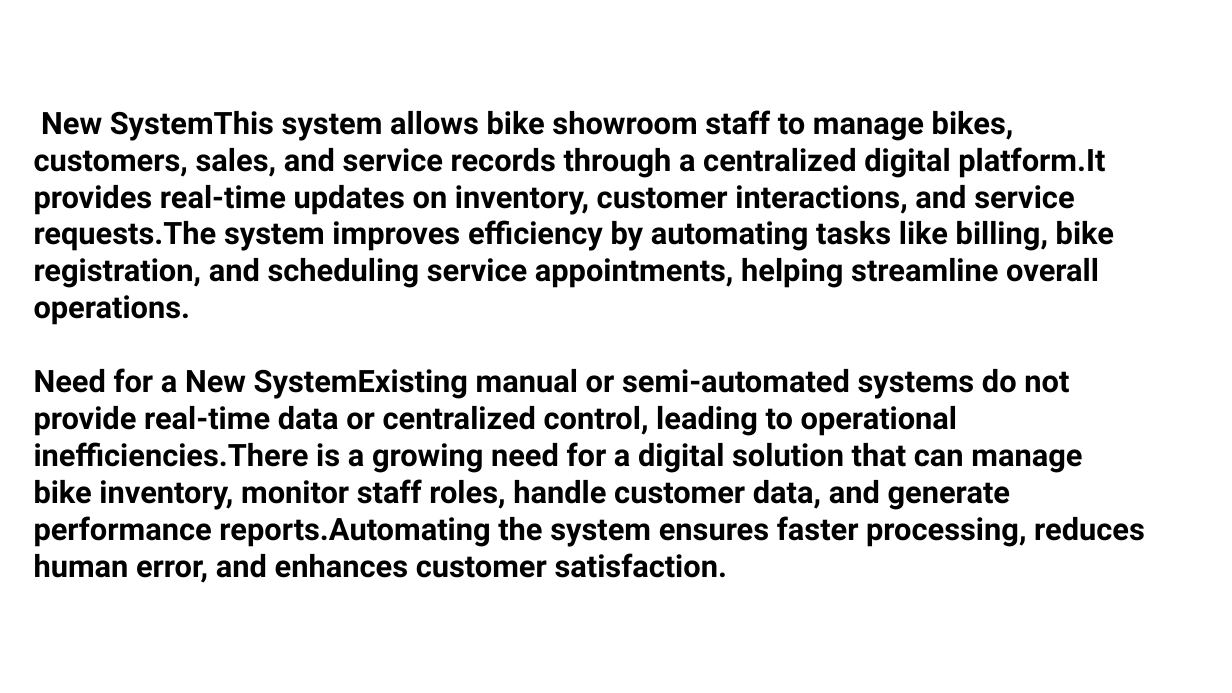
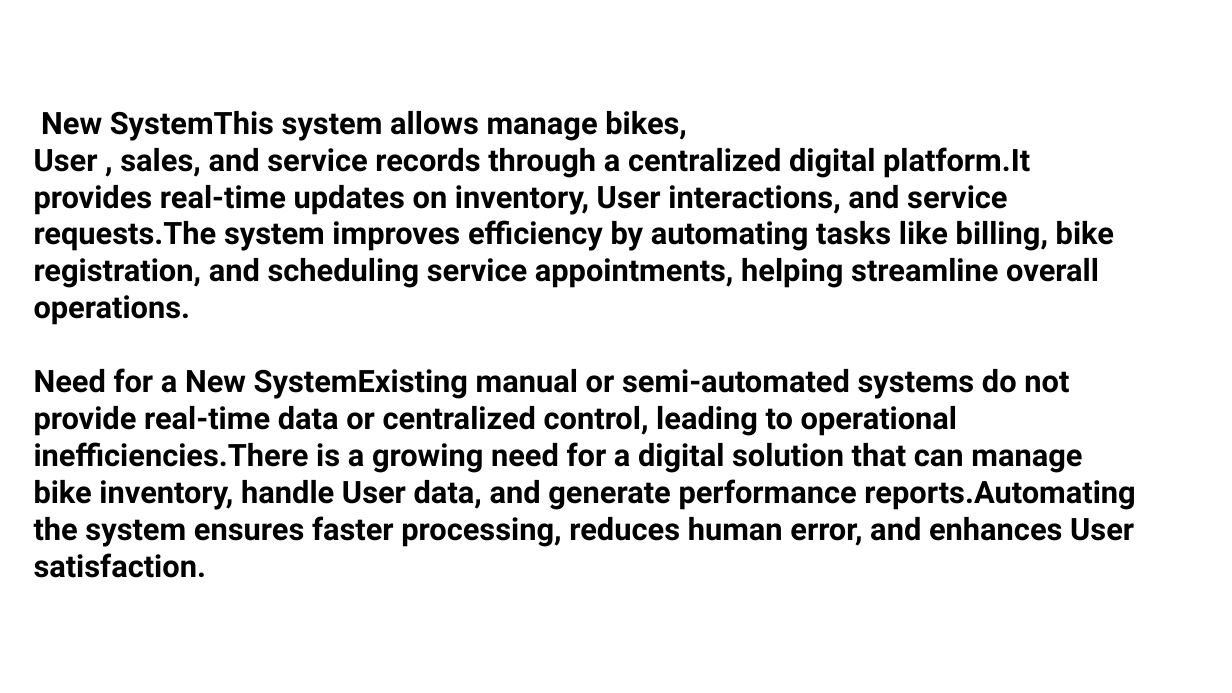
Before and after one commit to parmar635/CN, a slide deck: slide 3 of bike (1) [Autosaved].pptx. Drawn at 1232x693 pixels with LibreOffice and Linux fonts; fonts in the diff are those of the drawing. Boxes give left, top, right and bottom in pixels: in the first picture for what was removed or moved away, otherwise in the second. Text is boxed around its words. In the diff, an @@ line names an element or a change of style, - is before the commit and + after.

```diff
--- a/bike (1) [Autosaved].pptx
+++ b/bike (1) [Autosaved].pptx
@@ text at <box>34,111,1135,578</box>: text changed @@
-New SystemThis system allows bike showroom staff to manage bikes,
-customers, sales, and service records through a centralized digital platform.It provides real-time updates on inventory, customer interactions, and service requests.The system improves efficiency by automating tasks like billing, bike registration, and scheduling service appointments, helping streamline overall operations.
-Need for a New SystemExisting manual or semi-automated systems do not provide real-time data or centralized control, leading to operational inefficiencies.There is a growing need for a digital solution that can manage bike inventory, monitor staff roles, handle customer data, and generate performance reports.Automating the system ensures faster processing, reduces human error, and enhances customer satisfaction.
+New SystemThis system allows manage bikes,
+User , sales, and service records through a centralized digital platform.It provides real-time updates on inventory, User interactions, and service requests.The system improves efficiency by automating tasks like billing, bike registration, and scheduling service appointments, helping streamline overall operations.
+Need for a New SystemExisting manual or semi-automated systems do not provide real-time data or centralized control, leading to operational inefficiencies.There is a growing need for a digital solution that can manage bike inventory, handle User data, and generate performance reports.Automating the system ensures faster processing, reduces human error, and enhances User satisfaction.
```
Also in this commit, not shown: 3 other slides changed.
